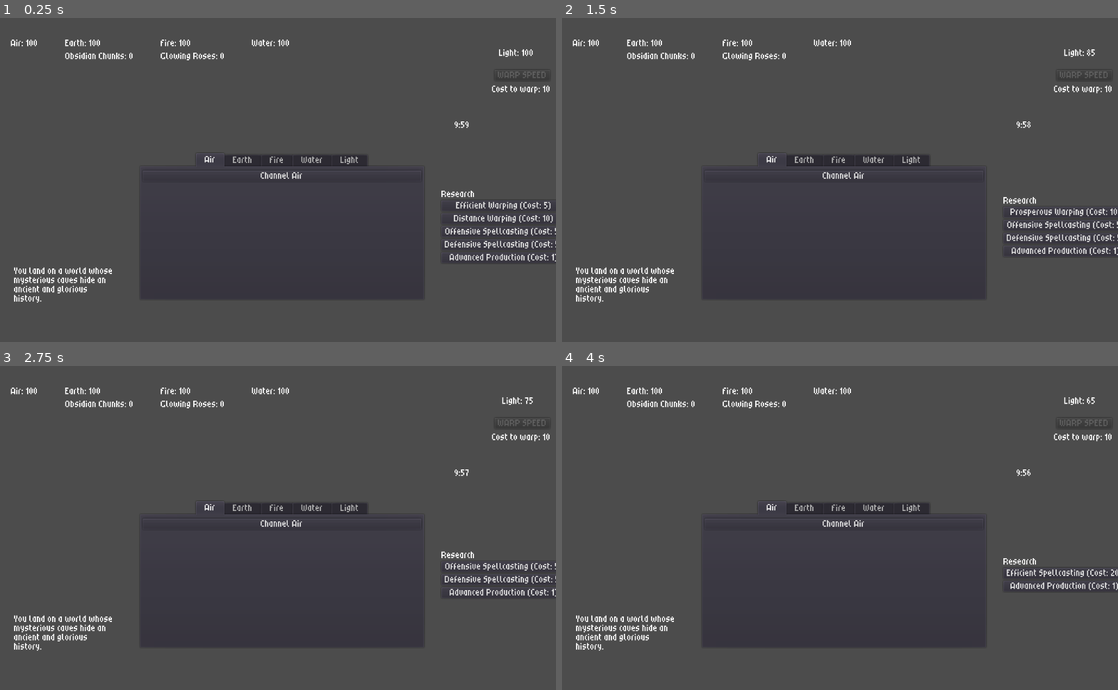
Above: before the commit, frames 1-4 (two rows, left to right).
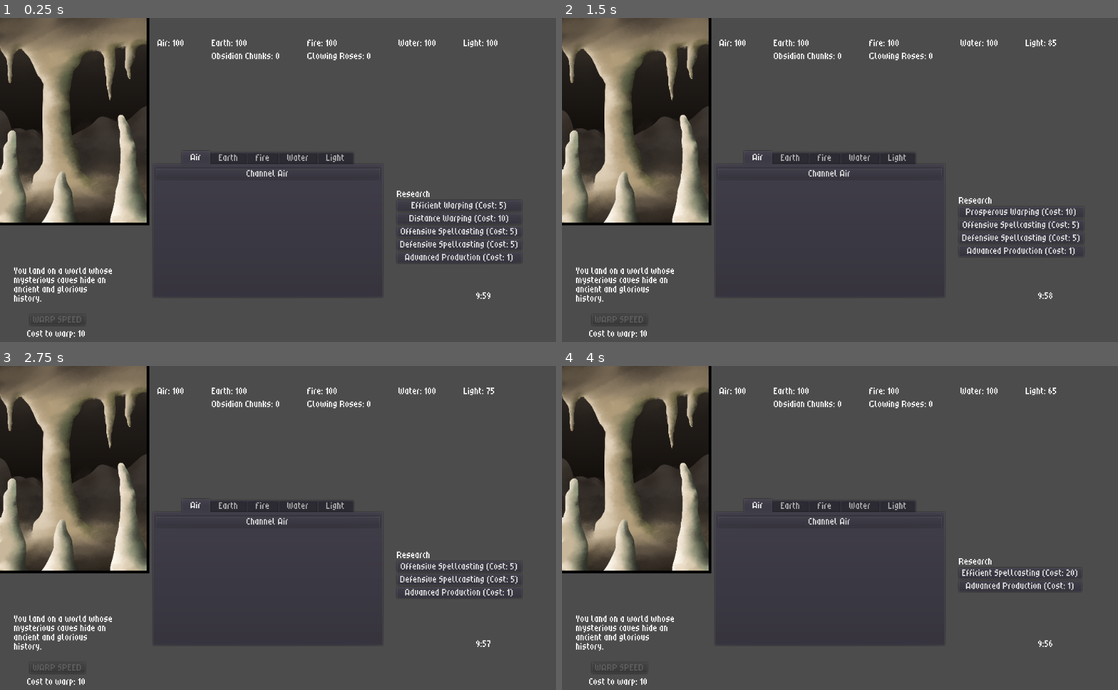
Above: after the commit, the same moments.

Repository: Kevin-Mortimer-19/Spellwarp
Game: Godot game, scene res://Scenes/Dimension.tscn
Same seed, same stepped clock (60 frames per second), same inputs: the game is played once before the commit and once after it.
Inputs:
- Up to frame 1 (0.25 s): no input
- Up to frame 2 (1.5 s): click "Efficient Warping (Cost: 5)" at 0.5 s; click "Distance Warping (Cost: 10)" at 1.25 s
- Up to frame 3 (2.75 s): click "Prosperous Warping (Cost: 10)" at 2 s
- Up to frame 4 (4 s): click "Offensive Spellcasting (Cost:…" at 2.75 s; click "Defensive Spellcasting (Cost:…" at 3.5 s

The runs differ from the first frame. In frame 1, 19% of the frame differs, in the area x 0-100%, y 0-99%; in frame 2, 18%; in frame 3, 18%; in frame 4, 18%.

Commit message:
boss fight research and some ui

Diff:
--- a/Scenes/Dimension.tscn
+++ b/Scenes/Dimension.tscn
@@ -12,160 +12,164 @@
 script = ExtResource( 3 )
 
 [node name="Research" type="VBoxContainer" parent="."]
-margin_left = 812.634
+margin_left = 730.739
 margin_top = 253.425
-margin_right = 870.634
+margin_right = 792.739
 margin_bottom = 519.425
 alignment = 1
 script = ExtResource( 5 )
 
 [node name="Title" type="Label" parent="Research"]
 margin_top = 18.0
-margin_right = 202.0
+margin_right = 62.0
 margin_bottom = 32.0
 text = "Research"
 
 [node name="Warp1" type="Button" parent="Research"]
 margin_top = 36.0
-margin_right = 202.0
+margin_right = 62.0
 margin_bottom = 56.0
 
 [node name="Warp2" type="Button" parent="Research"]
 margin_top = 60.0
-margin_right = 202.0
+margin_right = 62.0
 margin_bottom = 80.0
 
 [node name="Warp3" type="Button" parent="Research"]
 margin_top = 84.0
-margin_right = 202.0
+margin_right = 62.0
 margin_bottom = 104.0
 
 [node name="Spell1" type="Button" parent="Research"]
 margin_top = 108.0
-margin_right = 202.0
+margin_right = 62.0
 margin_bottom = 128.0
 
 [node name="Spell2" type="Button" parent="Research"]
 margin_top = 132.0
-margin_right = 202.0
+margin_right = 62.0
 margin_bottom = 152.0
 
 [node name="Spell3" type="Button" parent="Research"]
 margin_top = 156.0
-margin_right = 202.0
+margin_right = 62.0
 margin_bottom = 176.0
 
 [node name="Production1" type="Button" parent="Research"]
 margin_top = 180.0
-margin_right = 202.0
+margin_right = 62.0
 margin_bottom = 200.0
 
 [node name="Production2" type="Button" parent="Research"]
 margin_top = 204.0
-margin_right = 202.0
+margin_right = 62.0
 margin_bottom = 224.0
 
 [node name="Production3" type="Button" parent="Research"]
 margin_top = 228.0
-margin_right = 202.0
+margin_right = 62.0
 margin_bottom = 248.0
 
 [node name="Elements" type="HBoxContainer" parent="."]
 anchor_right = 1.0
 anchor_bottom = 1.0
-margin_left = 20.0
+margin_left = 290.0
 margin_top = 40.0
-margin_right = -21.0
+margin_right = 249.0
 margin_bottom = -510.0
 custom_constants/separation = 50
 
 [node name="Air" type="VBoxContainer" parent="Elements"]
-margin_right = 356.0
+margin_right = 96.0
 margin_bottom = 50.0
 custom_constants/separation = 10
 
 [node name="Count" type="Label" parent="Elements/Air"]
-margin_right = 356.0
+margin_right = 96.0
 margin_bottom = 14.0
 text = "Air:"
 
 [node name="Subresource" type="Label" parent="Elements/Air" groups=["air"]]
 margin_top = 24.0
-margin_right = 356.0
+margin_right = 96.0
 margin_bottom = 38.0
 text = "Cloud Puffs: 0"
 
 [node name="Earth" type="VBoxContainer" parent="Elements"]
-margin_left = 406.0
-margin_right = 872.0
+margin_left = 146.0
+margin_right = 272.0
 margin_bottom = 50.0
 custom_constants/separation = 10
 
 [node name="Count" type="Label" parent="Elements/Earth"]
-margin_right = 466.0
+margin_right = 126.0
 margin_bottom = 14.0
 text = "Earth:"
 
 [node name="Subresource" type="Label" parent="Elements/Earth" groups=["earth"]]
 margin_top = 24.0
-margin_right = 466.0
+margin_right = 126.0
 margin_bottom = 38.0
 text = "Obsidian Chunks: 0"
 
 [node name="Fire" type="VBoxContainer" parent="Elements"]
-margin_left = 922.0
-margin_right = 1340.0
+margin_left = 322.0
+margin_right = 440.0
 margin_bottom = 50.0
 custom_constants/separation = 10
 
 [node name="Count" type="Label" parent="Elements/Fire"]
-margin_right = 418.0
+margin_right = 118.0
 margin_bottom = 14.0
 text = "Fire:"
 
 [node name="Subresource" type="Label" parent="Elements/Fire" groups=["fire"]]
 margin_top = 24.0
-margin_right = 418.0
+margin_right = 118.0
 margin_bottom = 38.0
 text = "Glowing Roses: 0"
 
 [node name="Water" type="VBoxContainer" parent="Elements"]
-margin_left = 1390.0
-margin_right = 1824.0
+margin_left = 490.0
+margin_right = 604.0
 margin_bottom = 50.0
 custom_constants/separation = 10
 
 [node name="Count" type="Label" parent="Elements/Water"]
-margin_right = 434.0
+margin_right = 114.0
 margin_bottom = 14.0
 text = "Water:"
 
 [node name="Subresource" type="Label" parent="Elements/Water" groups=["water"]]
 margin_top = 24.0
-margin_right = 434.0
+margin_right = 114.0
 margin_bottom = 38.0
 text = "Coral Crystals: 0"
 
+[node name="Light" type="VBoxContainer" parent="Elements"]
+margin_left = 654.0
+margin_right = 692.0
+margin_bottom = 50.0
+
+[node name="Count" type="Label" parent="Elements/Light"]
+margin_right = 38.0
+margin_bottom = 14.0
+text = "Light:"
+align = 2
+
 [node name="LightHBox" type="HBoxContainer" parent="."]
+visible = false
 margin_left = 20.0
 margin_top = 40.0
 margin_right = 983.0
 margin_bottom = 90.0
 alignment = 2
 
-[node name="LightLabel" type="Label" parent="LightHBox"]
-margin_left = 825.0
-margin_top = 18.0
-margin_right = 963.0
-margin_bottom = 32.0
-text = "Light:"
-align = 2
-
 [node name="TabContainer" type="TabContainer" parent="."]
-margin_left = 259.105
-margin_top = 249.579
-margin_right = 780.105
-margin_bottom = 518.579
+margin_left = 283.043
+margin_top = 245.799
+margin_right = 704.043
+margin_bottom = 514.799
 
 [node name="Air" type="VBoxContainer" parent="TabContainer"]
 anchor_right = 1.0
@@ -176,39 +180,39 @@
 margin_bottom = -4.0
 
 [node name="Button1" type="Button" parent="TabContainer/Air"]
-margin_right = 513.0
+margin_right = 412.0
 margin_bottom = 20.0
 text = "Channel Air"
 
 [node name="Gather" type="Button" parent="TabContainer/Air" groups=["air"]]
 margin_top = 24.0
-margin_right = 513.0
+margin_right = 412.0
 margin_bottom = 44.0
 text = "Bottle Cloud Puffs"
 
 [node name="Passive1" type="Button" parent="TabContainer/Air" groups=["air", "passive_button"]]
 margin_top = 48.0
-margin_right = 513.0
+margin_right = 412.0
 margin_bottom = 68.0
 
 [node name="Timer" type="Timer" parent="TabContainer/Air/Passive1"]
 
 [node name="Label1" type="Label" parent="TabContainer/Air"]
 margin_top = 72.0
-margin_right = 513.0
+margin_right = 412.0
 margin_bottom = 86.0
 align = 1
 
 [node name="Passive2" type="Button" parent="TabContainer/Air" groups=["air"]]
 margin_top = 90.0
-margin_right = 513.0
+margin_right = 412.0
 margin_bottom = 110.0
 
 [node name="Timer" type="Timer" parent="TabContainer/Air/Passive2"]
 
 [node name="Label2" type="Label" parent="TabContainer/Air"]
 margin_top = 114.0
-margin_right = 513.0
+margin_right = 412.0
 margin_bottom = 128.0
 align = 1
 
@@ -365,10 +369,10 @@
 text = "Combine Elements"
 
 [node name="WARP_SPEED" type="Button" parent="."]
-margin_left = 911.112
-margin_top = 95.7675
-margin_right = 1004.12
-margin_bottom = 115.767
+margin_left = 54.883
+margin_top = 547.666
+margin_right = 156.883
+margin_bottom = 567.666
 text = "WARP SPEED"
 
 [node name="Timer" type="Timer" parent="WARP_SPEED"]
@@ -390,10 +394,10 @@
 script = ExtResource( 2 )
 
 [node name="Display" type="Label" parent="TimeUntilTheEnd"]
-margin_left = 837.0
-margin_top = 191.0
-margin_right = 955.0
-margin_bottom = 257.0
+margin_left = 877.433
+margin_top = 507.329
+margin_right = 995.433
+margin_bottom = 573.329
 
 [node name="LogBox" type="Label" parent="."]
 margin_left = 25.9547
@@ -402,6 +406,15 @@
 margin_bottom = 554.409
 autowrap = true
 clip_text = true
+
+[node name="Background" type="Sprite" parent="."]
+position = Vector2( 112.5, 157.5 )
+
+[node name="Line1" type="Line2D" parent="."]
+width = 5.0
+default_color = Color( 0, 0, 0, 1 )
+
+[node name="Line2" type="Line2D" parent="."]
 
 [connection signal="pressed" from="Research/Warp1" to="Research" method="_on_warp1_pressed"]
 [connection signal="pressed" from="Research/Warp2" to="Research" method="_on_warp2_pressed"]
--- a/Scripts/BigScript.gd
+++ b/Scripts/BigScript.gd
@@ -1,12 +1,17 @@
 extends Control
 var resource_creator = load("res://Scripts/ResourceCreator.gd")
 var dim = load("res://Scripts/Dimension.gd")
+var air_bg = load("res://Art/air_bg.png")
+var earth_bg = load("res://Art/earth_bg.png")
+var fire_bg = load("res://Art/fire_bg.png")
+var water_bg = load("res://Art/water_bg.png")
 
 onready var air_label: Label = $Elements/Air/Count
 onready var earth_label: Label = $Elements/Earth/Count
 onready var fire_label: Label = $Elements/Fire/Count
 onready var water_label: Label = $Elements/Water/Count
-onready var light_label: Label = $LightHBox/LightLabel
+onready var light_label: Label = $Elements/Light/Count
+#onready var light_label: Label = $LightHBox/LightLabel
 
 onready var Resource_Controller = $Resource_Controller
 onready var Passive_Controller = $PassiveController
@@ -15,6 +20,10 @@
 onready var Warp_Timer = $WARP_SPEED/Timer
 onready var Warp_Label = $WARP_SPEED/Label
 onready var LogBox = $LogBox
+onready var Background = $Background
+onready var BGSideLine = $Line1
+onready var BGBottomLine = $Line2
+
 onready var Storage = StoredEnergy
 
 var air_count: int = 0
@@ -149,15 +158,32 @@
 		list.RES.AIR, list.RES.SUBAIR:
 			LogBox.set_text("You land on a world whose winds dance across the skies like children at play.")
 			SoundPlayer.play_ost(SoundPlayer.AIRSONG)
+			Background.set_texture(air_bg)
 		list.RES.EARTH, list.RES.SUBEARTH:
 			LogBox.set_text("You land on a world whose mysterious caves hide an ancient and glorious history.")
 			SoundPlayer.play_ost(SoundPlayer.EARTHSONG)
+			Background.set_texture(earth_bg)
 		list.RES.FIRE, list.RES.SUBFIRE:
 			LogBox.set_text("You land on a world consumed by fire and magma, passion and rage.")
 			SoundPlayer.play_ost(SoundPlayer.FIRESONG)
+			Background.set_texture(fire_bg)
 		list.RES.WATER, list.RES.SUBWATER:
 			LogBox.set_text("You land in a vast ocean, whose dark depths are at once calming and ominous.")
 			SoundPlayer.play_ost(SoundPlayer.WATERSONG)
+			Background.set_texture(water_bg)
+	draw_ui()
+
+func draw_ui():
+	var scale_factor = 0.18
+	var img_height = 2100
+	var img_width = 1500
+	Background.set_scale(Vector2(scale_factor, scale_factor))
+	Background.set_position(Vector2((scale_factor * img_width)/2, (scale_factor * img_height)/2))
+
+	BGSideLine.add_point(Vector2(img_width * scale_factor + BGSideLine.width/2, 0))
+	BGSideLine.add_point(Vector2(img_width * scale_factor + BGSideLine.width/2, img_height * scale_factor + BGSideLine.width/2))
+	BGSideLine.add_point(Vector2(0, img_height * scale_factor + BGSideLine.width/2))
+	BGSideLine.add_point(Vector2(img_width * scale_factor + BGSideLine.width/2, img_height * scale_factor + BGSideLine.width/2))
 
 
 func store_energy():
@@ -187,11 +213,10 @@
 func _on_warp_button_pressed():
 	if light_count >= warp_cost:
 		add_element(-1 * warp_cost, list.RES.LIGHT)
-		#warp_cost += 2 * warp_cost
+		warp_cost += 2 * warp_cost
 		Warp_Label.text = "Cost to warp: %s" % str(warp_cost)
 		Time_Until_End.reset()
 		new_dimension()
-		#SoundPlayer.play_random_ost(SoundPlayer.THEOST)
 		Warp_Button.disabled = true
 		if Warp_Timer.is_stopped():
 			Warp_Timer.start()
--- a/Scripts/BossFight.gd
+++ b/Scripts/BossFight.gd
@@ -25,11 +25,11 @@
 var WaterDefend: MonsterEvent
 var water_events = []
 
-const AIR = 10
-const EARTH = 10
-const FIRE = 10
-const WATER = 10
-const DARK = 25
+var AIR: int
+var EARTH: int
+var FIRE: int
+var WATER: int
+var DARK: int
 
 var active_element: int
 var offense_mode: bool
@@ -40,6 +40,19 @@
 var rng = RandomNumberGenerator.new()
 
 func _ready():
+	if ResearchDB.spell_3():
+		AIR = Monster.air / 2
+		EARTH = Monster.earth / 2
+		FIRE = Monster.fire / 2
+		WATER = Monster.water / 2
+		DARK = Monster.darkness / 2
+	else:
+		AIR = Monster.air
+		EARTH = Monster.earth
+		FIRE = Monster.fire
+		WATER = Monster.water
+		DARK = Monster.darkness
+
 	rng.randomize()
 	element_text_update()
 	AirAttack = Event.new("The Monster leaps into the air and conjures a great hurricane that quickly encircles you!", ResourceList.RES.AIR, "Curl up in the fetal position!", "Rock shield!", "Light")
@@ -93,6 +106,10 @@
 	FightLabel.set_text(e.get_desc())
 	FailButton.set_text(e.get_fail_button())
 	ElementButton.set_text(e.get_element_button())
+	if (!ResearchDB.spell_1() && !offense_mode) || (!ResearchDB.spell_2() && offense_mode):
+		ElementButton.disabled = true
+	else:
+		ElementButton.disabled = false
 	LightButton.set_text(e.get_light_button())
 
 func _on_fail_button_pressed():
--- a/Scripts/Monster.gd
+++ b/Scripts/Monster.gd
@@ -2,7 +2,12 @@
 
 var initialized: bool = false
 
-var darkness: int
+var air: int = 100000
+var earth: int = 100000
+var fire: int = 100000
+var water:int = 100000
+var darkness: int = 1000000
+
 var affinity1: int
 var affinity2: int
 var affinity3: int
Binary file added: Art/air_bg.png
Not shown, added: Art/air_bg.png.import
Binary file added: Art/earth_bg.png
Not shown, added: Art/earth_bg.png.import
Binary file added: Art/fire_bg.png
Not shown, added: Art/fire_bg.png.import
Binary file added: Art/water_bg.png
Not shown, added: Art/water_bg.png.import
